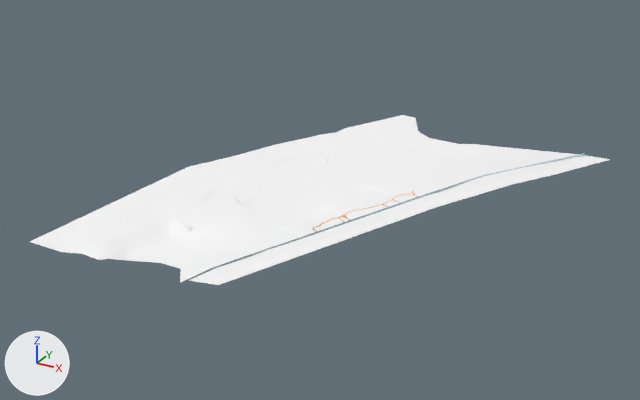
The FBX model Assets/Art/3D/Environment/StCharles.fbx: old version first, new version second.
Before and after are seen from a 50 mm camera at (1218.0, -2622.0, 1262.0) aimed at (-197.0, -51.0, -24.0). Every picture has the same lights, and +X, +Y and +Z are marked at lower left. Where no turn or scale is listed for an object, it has been applied to the vertices. Vertices at the same position are counted once.

Objects in the first picture: 'StCharles'.
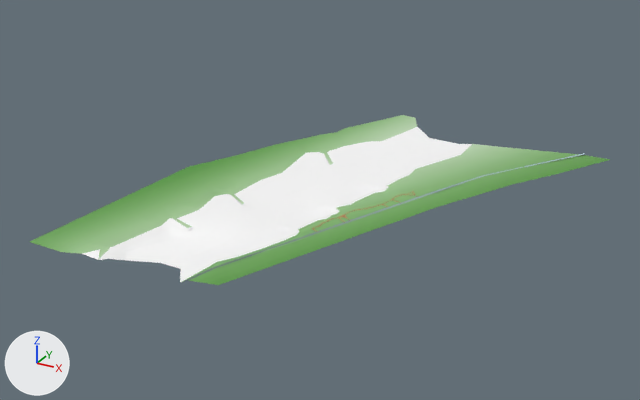
Location of each change, (x1, y1, x2, y2) in pixels of the pictures (640 x 400 px; the box of a moved part takes in the faces that stretch with it):
```json
{"part": 1, "of": "me_plane_002", "change": "moved or reshaped", "before": [404, 118, 427, 137], "after": [404, 118, 428, 137]}
{"part": 2, "of": "me_plane_002", "change": "surface changed", "before": [82, 131, 472, 282], "after": [82, 131, 472, 282]}
{"part": 3, "of": "me_plane_002", "change": "recoloured", "before": [30, 115, 610, 285], "after": [30, 115, 610, 285], "on screen": "white to green"}
```

Scene script edits in JSON lines:
```json
{"op": "add", "block": "mat_palette", "code": ["mat_palette = principled_material('Palette')", "mat_palette.texture = img_paletteg_png"]}
{"block": "me_plane_002", "where": "# used by ob_stcharles; location = (0.0, 0.0, 0.0)"}
{"block": "me_plane_002", "where": "# verts and faces of me_plane_002; kept vertices keep their numbers, new ones are numbered from 1033"}
{"block": "me_plane_002", "where": "# before: 0 (-160.0, 764.0, -6.0) at pixel (418, 131)"}
{"op": "remove", "block": "me_plane_002", "code": "me_plane_002.from_pydata(...)  # 1033 vertices, 958 faces; spans x -810.0..645.0, y -851.0..896.0, z -28.0..22.0"}
{"op": "add", "block": "me_plane_002", "code": "me_plane_002.from_pydata(...)  # 1032 vertices, 961 faces; spans x -810.0..645.0, y -851.0..896.0, z -28.0..22.0"}
{"block": "me_plane_002", "change": "me_plane_002 part 1"}
{"op": "add", "block": "me_plane_002", "code": "verts[0] = (-185.0, 810.0, -2.0)  # moved, pixel (417, 126)"}
{"block": "me_plane_002", "change": "me_plane_002 part 2: 526 kept faces spanning x -670.0..131.0, y -820.0..896.0, z -28.0..12.0 get new texture (UV) coordinates"}
{"block": "me_plane_002", "change": "me_plane_002 part 3: 398 faces spanning x -810.0..645.0, y -851.0..896.0, z -11.0..22.0 switch from mat_water (its picture is missing) to mat_palette (picture img_paletteg_png)"}
```
